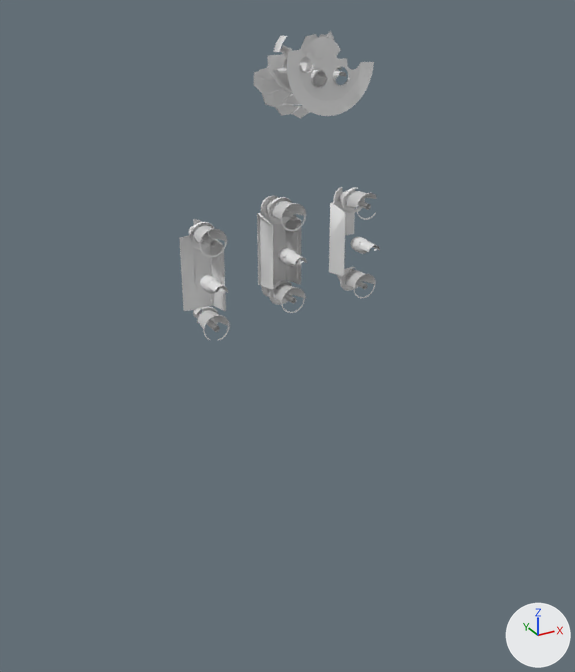
A saved change to the OBJ model RoyalFlush_1957/gameitems/Primitive.LM_GI_GI6_Parts.obj.
Before and after are seen from a 50 mm camera at (-526.0, -785.0, -204.0) aimed at (-67.0, 49.0, -621.0). Arrows for +X, +Y and +Z are at lower right; the lights stay in place. The picture after the commit comes second. Where no turn or scale is listed for an object, it has been applied to the vertices. Vertices at exactly the same position are counted once.

Objects in the first picture: 'LM_GI_GI6_Parts'.
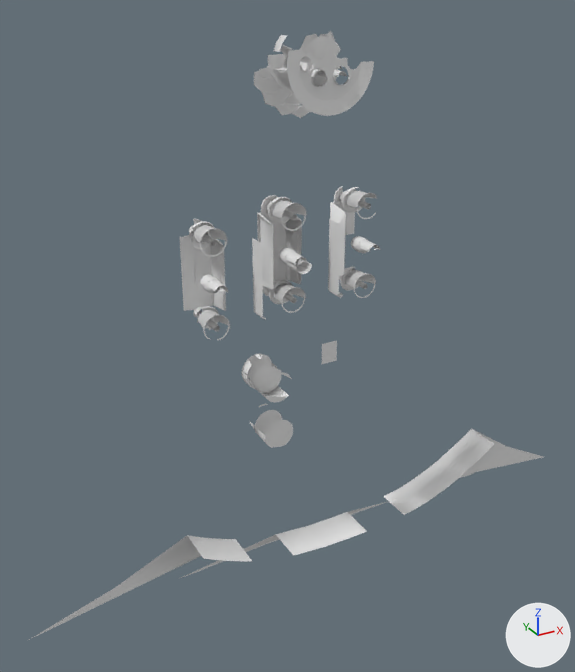
Boxes [x1, y1, x2, y2] around the edits, measured in the pictures (575 x 672 px; the box of a moved part takes in the faces that stretch with it):
'LM_GI_GI6_Parts', reshaped
    before: [179, 31, 380, 340]
    after: [27, 31, 543, 641]
part 1 of me_lm_gi_gi6_parts, moved or reshaped
    before: [187, 189, 373, 332]
    after: [188, 189, 373, 448]
part 2 of me_lm_gi_gi6_parts, added
    after: [27, 429, 543, 641]

The change, as a list of edits to the scene's bpy script:
```text
Change me_lm_gi_gi6_parts:
    used by ob_lm_gi_gi6_parts; location = (0.0, 0.0, 0.0)
    remove me_lm_gi_gi6_parts.from_pydata(...)  # 5215 vertices, 7606 faces; spans x -207.0..34.0, y -24.0..88.0, z -582.0..-252.0
    add me_lm_gi_gi6_parts.from_pydata(...)  # 5597 vertices, 8081 faces; spans x -443.0..452.0, y -58.0..88.0, z -965.0..-252.0
    me_lm_gi_gi6_parts part 1: 165 vertices moved from x -197.0..24.0, y -5.0..54.0, z -570.0..-447.0 to x -197.0..24.0, y -5.0..54.0, z -570.0..-451.0; 1025 vertices removed from x -198.0..28.0, y -20.0..54.0, z -577.0..-434.0; 1339 vertices added at x -197.0..29.0, y -58.0..54.0, z -711.0..-434.0
    me_lm_gi_gi6_parts part 2: 61 vertices added at x -443.0..452.0, y -3.0..51.0, z -965.0..-856.0
    other edits to the shape of me_lm_gi_gi6_parts do not show in these pictures
```
